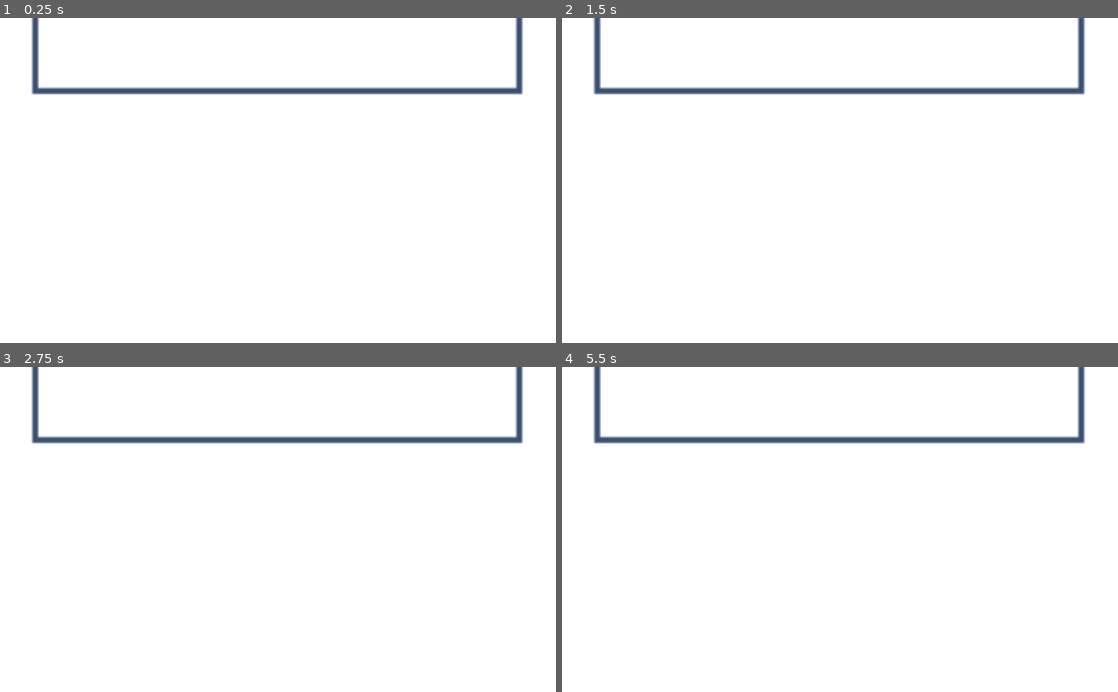
Above: before the commit, frames 1-4 (two rows, left to right).
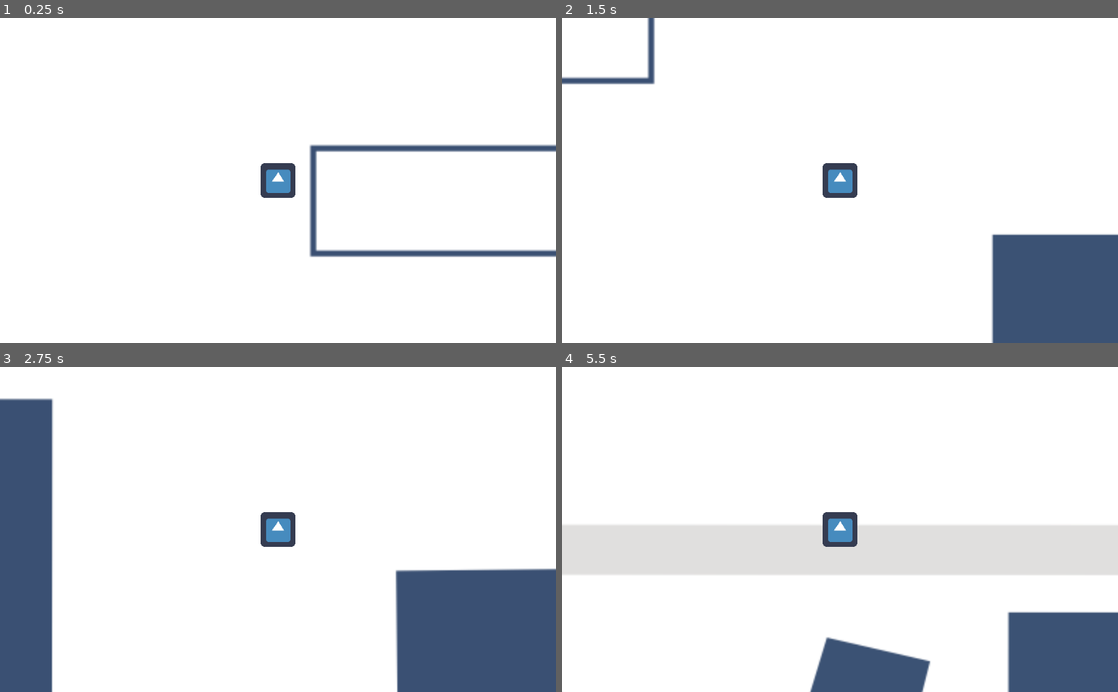
Above: after the commit, the same moments.

Repository: Phantonia/gamejam-2022
Game: Godot game, scene res://game.tscn
Same seed, same stepped clock (60 frames per second), same inputs: the game is played once before the commit and once after it. The engine's default icon, where the game draws it, is replaced by a stand-in: a white triangle on a blue panel in a dark square.
Inputs:
- Up to frame 1 (0.25 s): no input
- Up to frame 2 (1.5 s): tap Enter at 0.5 s; hold D 0.53-1.28 s; hold S from 1.28 s (still down)
- Up to frame 3 (2.75 s): release S at 2.03 s; hold D from 2.03 s (still down)
- Up to frame 4 (5.5 s): release D at 2.78 s; hold W 2.78-3.53 s; hold A 3.53-5.03 s; hold S from 5.03 s (still down)

The runs differ from the first frame. In frame 1, 5.8% of the frame differs, in the area x 5-100%, y 0-74%; in frame 2, 12%; in frame 3, 22%; in frame 4, 26%, in the area x 0-100%, y 0-100%.

Commit message:
VERY basic player controls

Diff:
--- a/game.tscn
+++ b/game.tscn
@@ -1,6 +1,7 @@
-[gd_scene load_steps=2 format=2]
+[gd_scene load_steps=3 format=2]
 
 [ext_resource path="res://assets/temp/Map.png" type="Texture" id=1]
+[ext_resource path="res://player.tscn" type="PackedScene" id=2]
 
 [node name="game" type="Node2D"]
 
@@ -8,3 +9,5 @@
 position = Vector2( 1080, 1221 )
 scale = Vector2( 2.554, 2.554 )
 texture = ExtResource( 1 )
+
+[node name="Player" parent="." instance=ExtResource( 2 )]
--- /dev/null
+++ b/player.gd
@@ -0,0 +1,29 @@
+extends KinematicBody2D
+
+
+# Declare member variables here. Examples:
+# var a = 2
+var speed = 4.2 * 6.9
+var movementInput = Vector2(0, 0)
+
+# Called when the node enters the scene tree for the first time.
+func _ready():
+	pass
+
+# Called every frame. 'delta' is the elapsed time since the previous frame.
+func _process(delta):
+	movementInput = Vector2(0, 0)
+
+	if Input.is_key_pressed(KEY_A):
+		movementInput += Vector2(-1, 0)
+	if Input.is_key_pressed(KEY_D):
+		movementInput += Vector2(1, 0)
+	if Input.is_key_pressed(KEY_W):
+		movementInput += Vector2(0, -1)
+	if Input.is_key_pressed(KEY_S):
+		movementInput += Vector2(0, 1)
+
+	movementInput = movementInput.normalized()
+
+func _physics_process(delta):
+	move_and_collide(movementInput * speed)
--- a/player.tscn
+++ b/player.tscn
@@ -1,9 +1,19 @@
-[gd_scene load_steps=2 format=2]
+[gd_scene load_steps=4 format=2]
 
-[ext_resource path="res://assets/temp/Player.png" type="Texture" id=1]
+[ext_resource path="res://icon.png" type="Texture" id=1]
+[ext_resource path="res://player.gd" type="Script" id=2]
 
-[node name="Node2D" type="Node2D"]
+[sub_resource type="CircleShape2D" id=1]
+radius = 35.0571
 
-[node name="Player" type="Sprite" parent="."]
-position = Vector2( 93, 218 )
+[node name="KinematicBody2D" type="KinematicBody2D"]
+script = ExtResource( 2 )
+
+[node name="CollisionShape2D" type="CollisionShape2D" parent="."]
+shape = SubResource( 1 )
+
+[node name="Sprite" type="Sprite" parent="."]
 texture = ExtResource( 1 )
+
+[node name="Camera2D" type="Camera2D" parent="."]
+current = true
